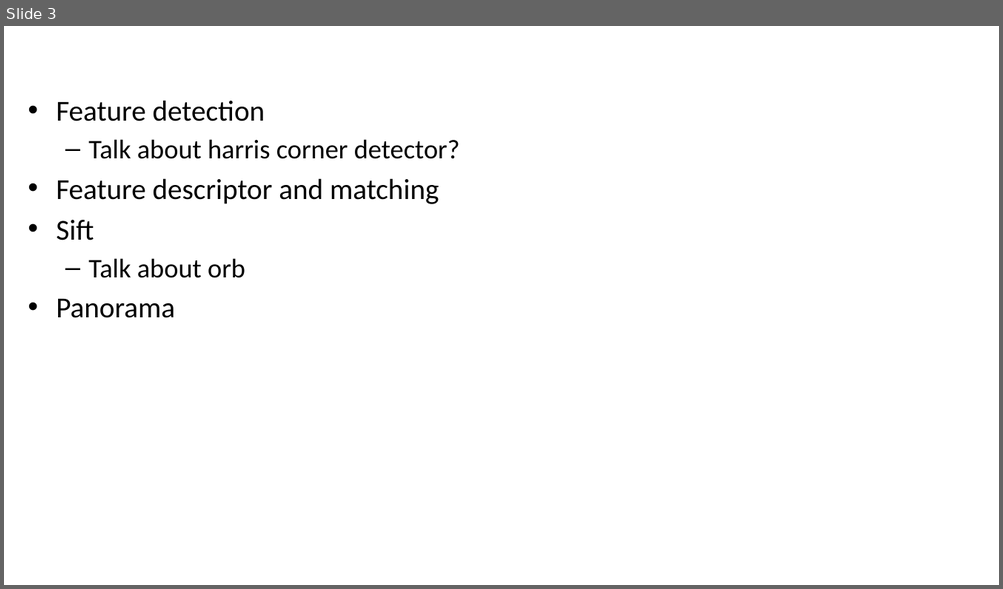
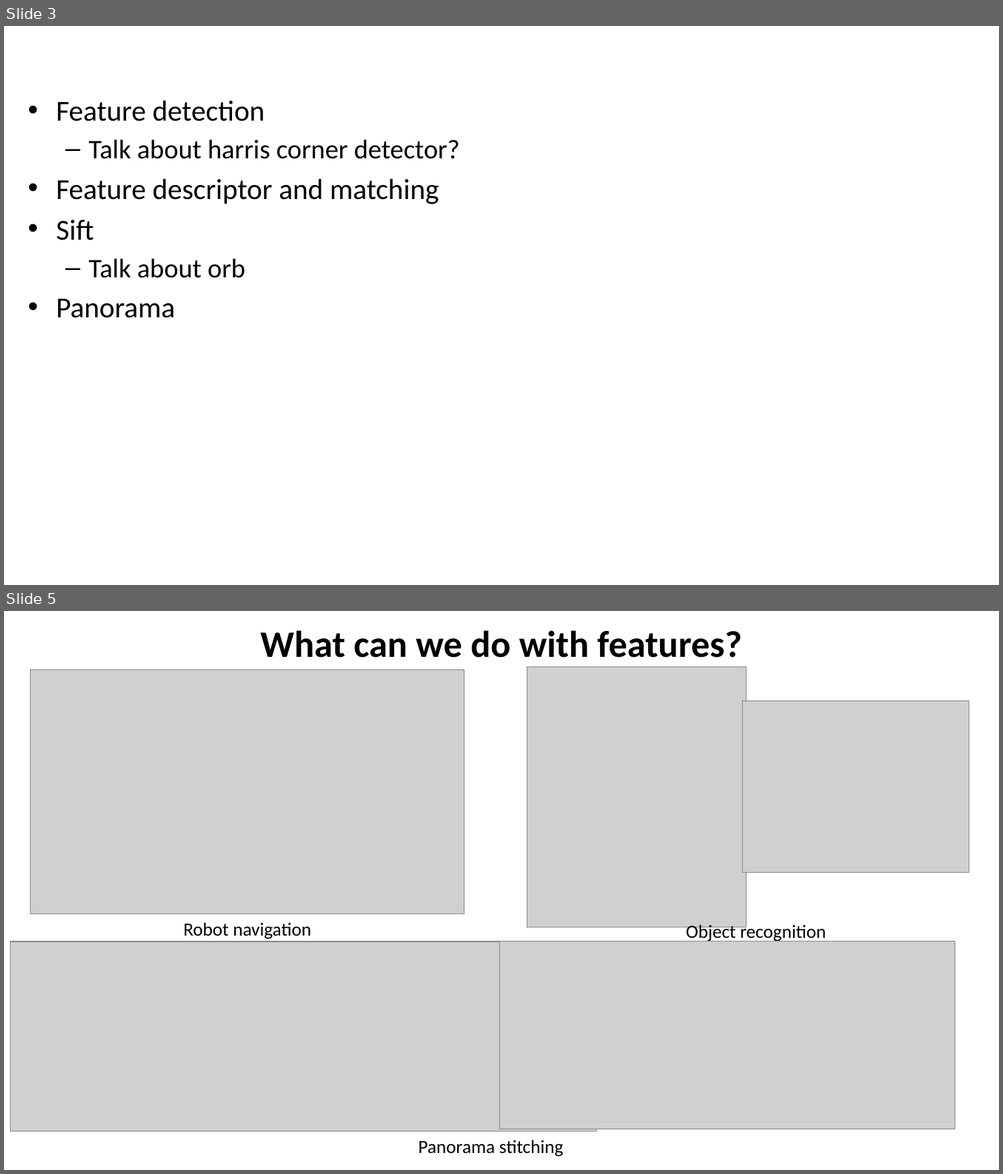
Before and after one commit to YoniChechik/AI_is_Math, a slide deck: c_08_features/features.pptx. Shown one above the other, each under a label of ours: slide 3 before the commit, slides 3 and 5 after it; the slides between them are not shown. The pictures are 1003x589 and 1003x1174 pixels, drawn with LibreOffice and Linux fonts; fonts in the diff are those of the drawing; grey boxes stand for pictures. Boxes give left, top, right and bottom in pixels: in the first picture for what was removed or moved away, otherwise in the second. Text is boxed around its words. In the diff, an @@ line names an element or a change of style, - is before the commit and + after.

Commit message:
panorama

```diff
--- a/c_08_features/features.pptx
+++ b/c_08_features/features.pptx
@@ slide 5 added at [4,611,999,1170], background #FFFFFF @@
@@ title added at [260,630,741,658], 36 pt, text #000000, bold @@
+What can we do with features?
@@ picture added at [30,670,464,914] @@
@@ picture added at [527,667,746,927] @@
@@ picture added at [742,701,969,873] @@
@@ picture added at [11,942,597,1132] @@
@@ text added at [183,923,311,940], 18 pt, text #000000 @@
+Robot navigation
@@ picture added at [499,942,955,1130] @@
@@ text added at [686,923,825,943], 18 pt, text #000000 @@
+Object recognition
@@ text added at [418,1140,563,1157], 18 pt, text #000000 @@
+Panorama stitching
```
Also in this commit, not shown: 2 other slides added, 5 other files.
